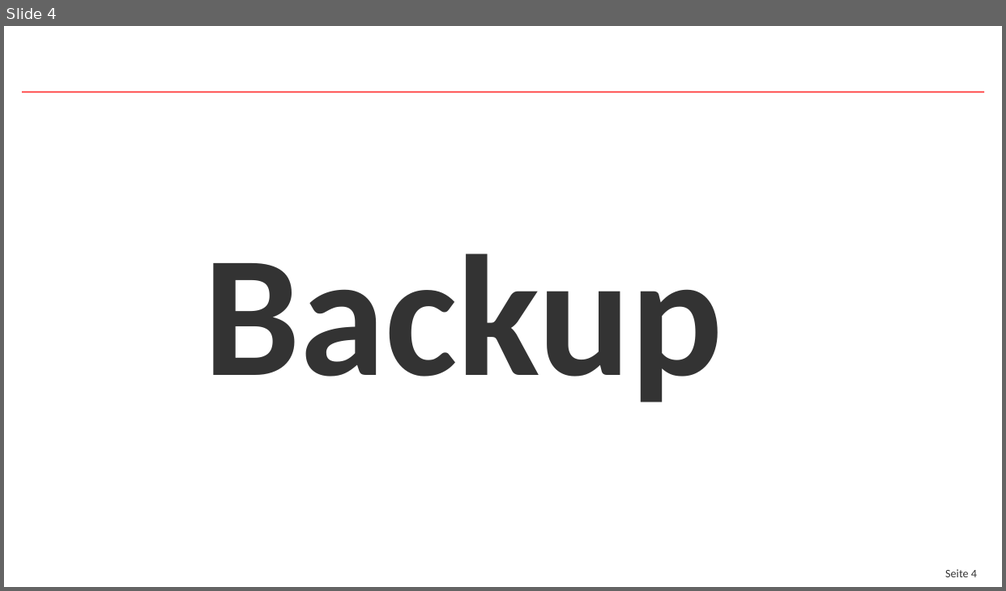
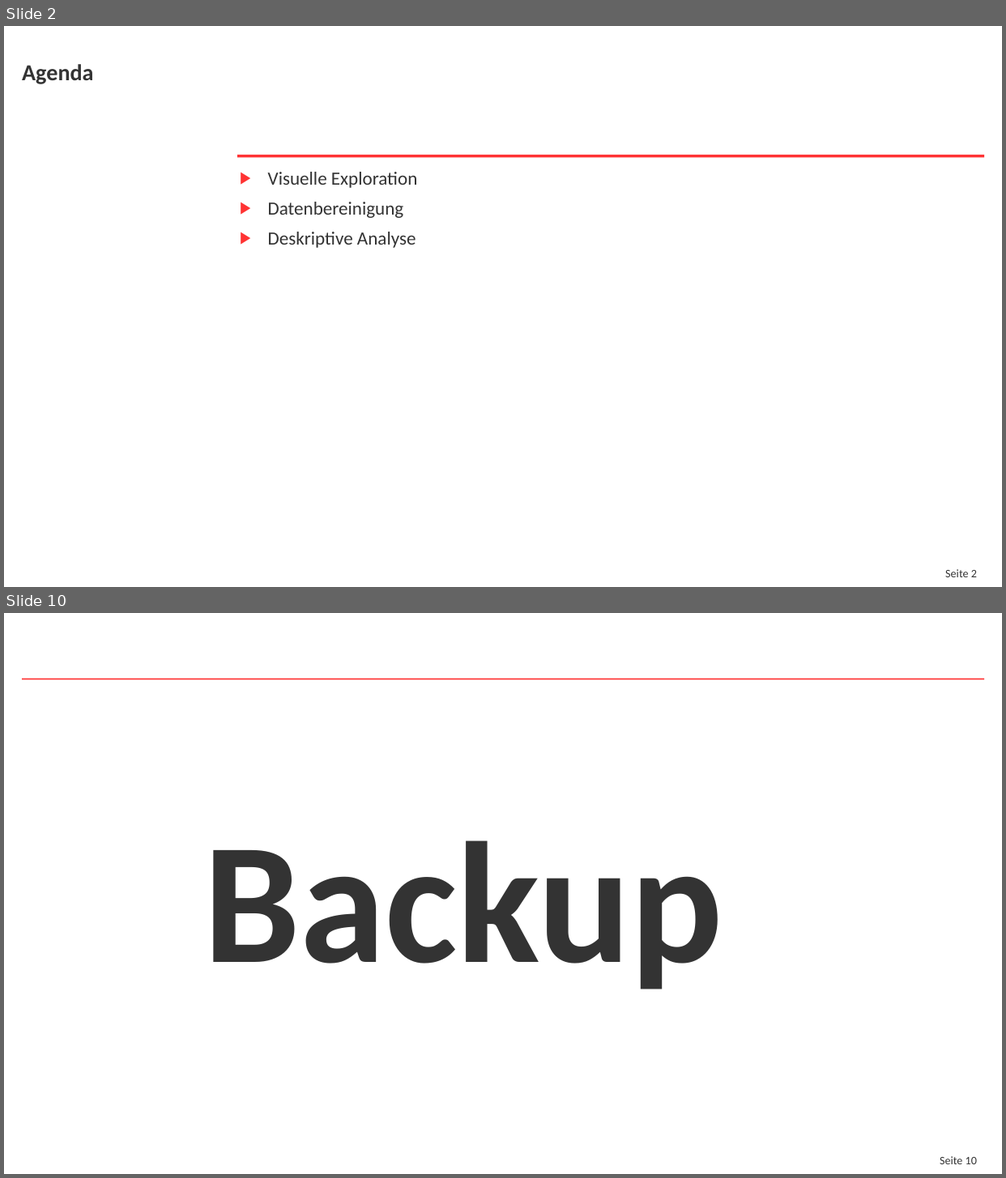
Before and after one commit to wklausing/sca_case_study, a slide deck: Logistik Folienmaster.pptx. Shown one above the other, each under a label of ours: slide 4 before the commit, slides 2 and 10 after it; the slides between them are not shown. The pictures are 1006x591 and 1006x1178 pixels, drawn with LibreOffice and Linux fonts; fonts in the diff are those of the drawing; background and template pictures are left out. Boxes give left, top, right and bottom in pixels: in the first picture for what was removed or moved away, otherwise in the second. Text is boxed around its words. In the diff, an @@ line names an element or a change of style, - is before the commit and + after.

```diff
--- a/Logistik Folienmaster.pptx
+++ b/Logistik Folienmaster.pptx
@@ slide 2 added at [4,26,1002,587], background #FFFFFF; not listed: 1 template element that a slide beside it also shows @@
@@ title added at [22,64,93,84], 22 pt, text #333333, bold @@
+Agenda
@@ rectangle added at [237,155,985,158], fill #FF3334 @@
@@ text added at [268,172,417,248], 18 pt, text #333333 @@
+▶ Visuelle Exploration
+▶ Datenbereinigung
+▶ Deskriptive Analyse
@@ what was slide 4 is now slide 10 @@
@@ page number at [940,1157,977,1165]: text changed @@
-Seite 4
+Seite 10
```
Also in this commit, not shown: 7 other slides added, 2 slides removed, 2 other files.
